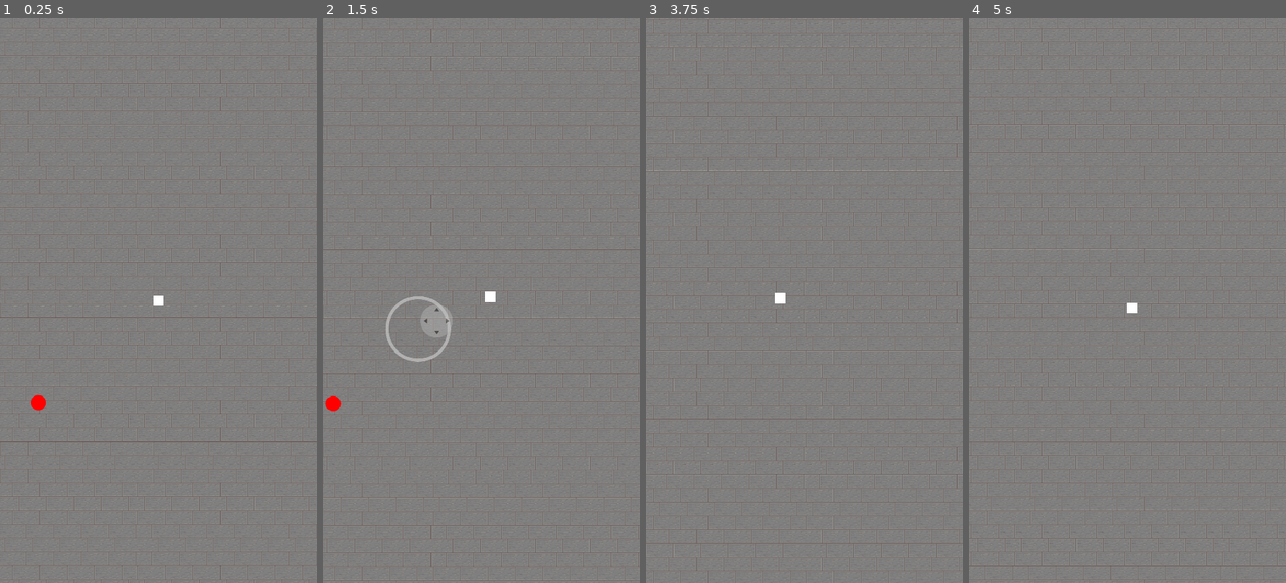
Above: before the commit, frames 1-4 (left to right).
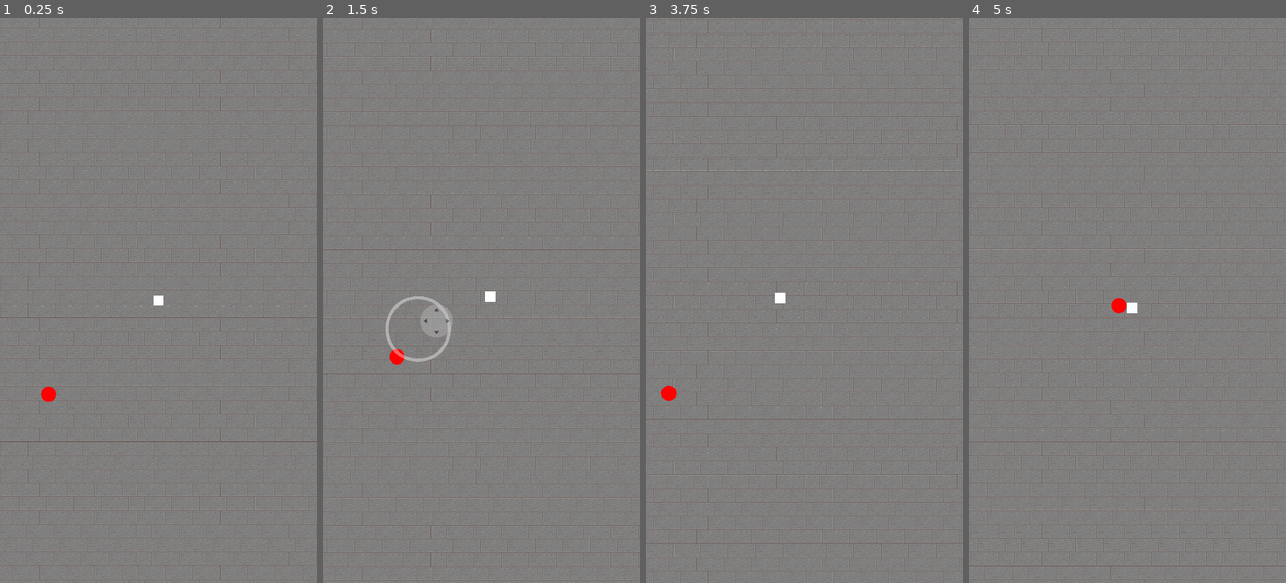
Above: after the commit, the same moments.

Repository: lucaswehmuth/zenrush
Game: Godot game, scene res://scenes/world.tscn
The game is run twice, just before and just after one commit, with the same random seed, the same clock (stepped at 60 frames per second) and the same inputs.
Inputs (mouse positions are in pixels of both pictures, inside the frame that each line leads up to):
- Up to frame 1 (0.25 s): no input
- Up to frame 2 (1.5 s): move the mouse to (551, 272) at 0.52 s; hold D (move_right) 0.53-1.25 s; click (551, 272) at 0.67 s; drag from (418, 328) to (481, 300) at 1.27 s
- Up to frame 3 (3.75 s): move the mouse to (836, 176) at 2.02 s; hold D (move_right) 2.03-2.75 s; drag from (788, 413) to (709, 215) at 2.77 s; move the mouse to (899, 385) at 3.52 s; hold A (move_left) from 3.53 s (still down)
- Up to frame 4 (5 s): release A (move_left) at 4.25 s; drag from (1032, 215) to (1089, 300) at 4.27 s

The runs differ from the first frame. In frame 1, 0.2% of the frame differs, in the area x 9-18%, y 65-70%; in frame 2, 0.2%, in the area x 0-26%, y 58-70%; in frame 3, 0.1%; in frame 4, 0.1%.

Commit message:
Added base enemy script

Diff:
--- a/project.godot
+++ b/project.godot
@@ -26,6 +26,7 @@
 [global_group]
 
 enemy=""
+player=""
 
 [input]
 
--- /dev/null
+++ b/scenes/enemies/base_enemy.gd
@@ -0,0 +1,37 @@
+class_name BaseEnemy
+extends CharacterBody2D
+
+signal died(enemy: BaseEnemy)
+
+@export var max_health: float = 100.0
+@export var move_speed: float = 80.0
+@export var damage: float = 10.0
+@export var shard_value: int = 1
+
+var current_health: float
+var player: Node2D
+
+func _ready() -> void:
+	current_health = max_health
+	player = get_tree().get_first_node_in_group("player")
+
+func _physics_process(delta: float) -> void:
+	if player:
+		_move(delta)
+	move_and_slide()
+
+# Override this in each variant
+func _move(delta: float) -> void:
+	# TODO - remove later
+	var direction = (player.global_position - global_position).normalized()
+	velocity = direction * move_speed
+
+func take_damage(amount: float) -> void:
+	current_health -= amount
+	if current_health <= 0.0:
+		die()
+
+func die() -> void:
+	# emit signal, drop shards, play death anim
+	died.emit(self)
+	queue_free()
--- a/scenes/enemies/base_enemy.tscn
+++ b/scenes/enemies/base_enemy.tscn
@@ -1,5 +1,6 @@
 [gd_scene format=3 uid="uid://cuh1sjvtpu4y3"]
 
+[ext_resource type="Script" uid="uid://dqjojh2tv5hyj" path="res://scenes/enemies/base_enemy.gd" id="1_qf3h2"]
 [ext_resource type="Texture2D" uid="uid://cn1p3fsbee106" path="res://assets/Circle.png" id="1_r5xb8"]
 
 [sub_resource type="CircleShape2D" id="CircleShape2D_r5xb8"]
@@ -13,6 +14,7 @@
 
 [node name="BaseEnemy" type="CharacterBody2D" unique_id=1388353835 groups=["enemy"]]
 scale = Vector2(0.2, 0.2)
+script = ExtResource("1_qf3h2")
 
 [node name="Sprite2D" type="Sprite2D" parent="." unique_id=957711389]
 modulate = Color(1, 0, 0, 1)
--- a/scenes/player.tscn
+++ b/scenes/player.tscn
@@ -9,7 +9,7 @@
 [sub_resource type="RectangleShape2D" id="RectangleShape2D_g2els"]
 size = Vector2(16, 16)
 
-[node name="Player" type="CharacterBody2D" unique_id=423775517]
+[node name="Player" type="CharacterBody2D" unique_id=423775517 groups=["player"]]
 script = ExtResource("1_g2els")
 
 [node name="CollisionShape2D" type="CollisionShape2D" parent="." unique_id=1041444123]
Not shown, added: scenes/enemies/base_enemy.gd.uid
